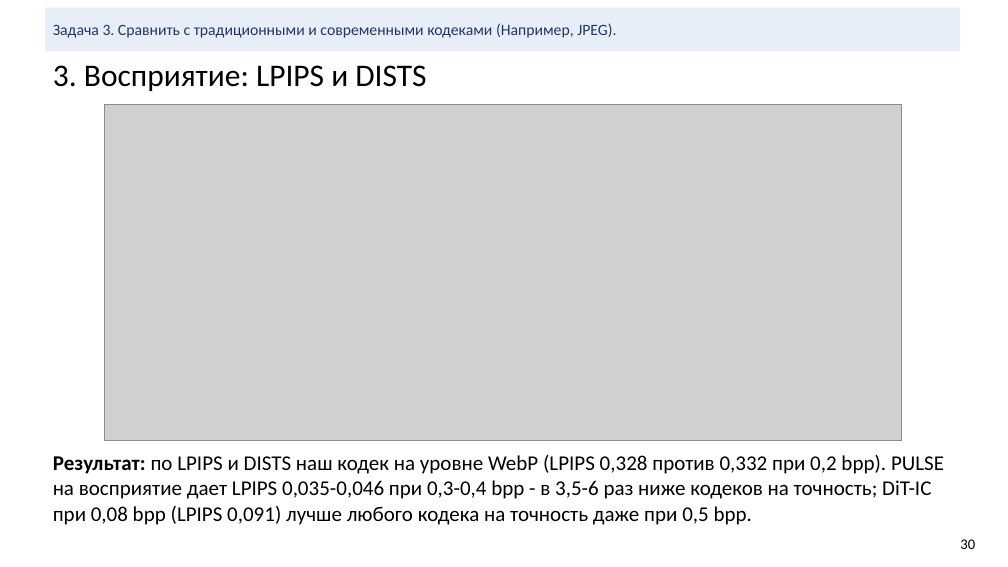
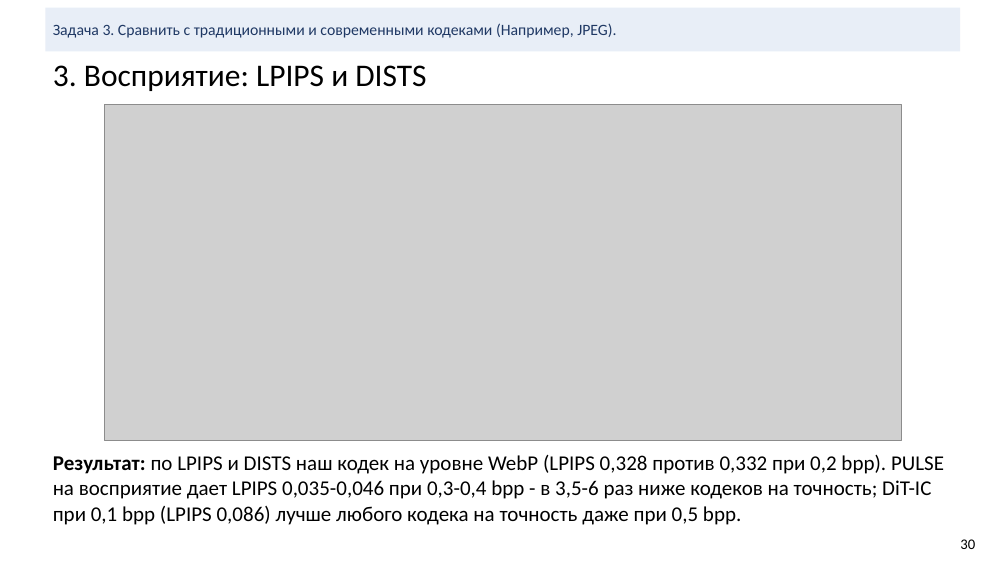
Before and after one commit to KDMCrypto/Deep-Image-Compression, a slide deck: slide 30 of documentation/cv-project-compression.pptx. Drawn at 1008x567 pixels with LibreOffice and Linux fonts; fonts in the diff are those of the drawing; grey boxes stand for pictures. Boxes give left, top, right and bottom in pixels: in the first picture for what was removed or moved away, otherwise in the second. Text is boxed around its words. In the diff, an @@ line names an element or a change of style, - is before the commit and + after.

```diff
--- a/documentation/cv-project-compression.pptx
+++ b/documentation/cv-project-compression.pptx
@@ text at bbox=[53, 455, 944, 525]: text changed @@
-Результат: по LPIPS и DISTS наш кодек на уровне WebP (LPIPS 0,328 против 0,332 при 0,2 bpp). PULSE на восприятие дает LPIPS 0,035-0,046 при 0,3-0,4 bpp - в 3,5-6 раз ниже кодеков на точность; DiT-IC при 0,08 bpp (LPIPS 0,091) лучше любого кодека на точность даже при 0,5 bpp.
+Результат: по LPIPS и DISTS наш кодек на уровне WebP (LPIPS 0,328 против 0,332 при 0,2 bpp). PULSE на восприятие дает LPIPS 0,035-0,046 при 0,3-0,4 bpp - в 3,5-6 раз ниже кодеков на точность; DiT-IC при 0,1 bpp (LPIPS 0,086) лучше любого кодека на точность даже при 0,5 bpp.
```
Also in this commit, not shown: 11 other slides changed, 3 slides added, 1 slide removed, 18 other files.
